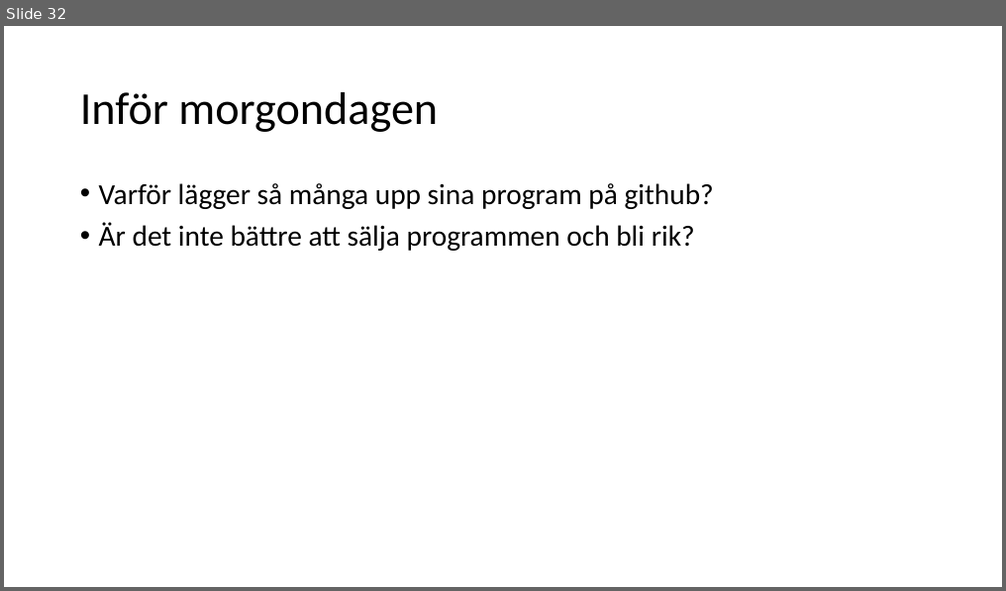
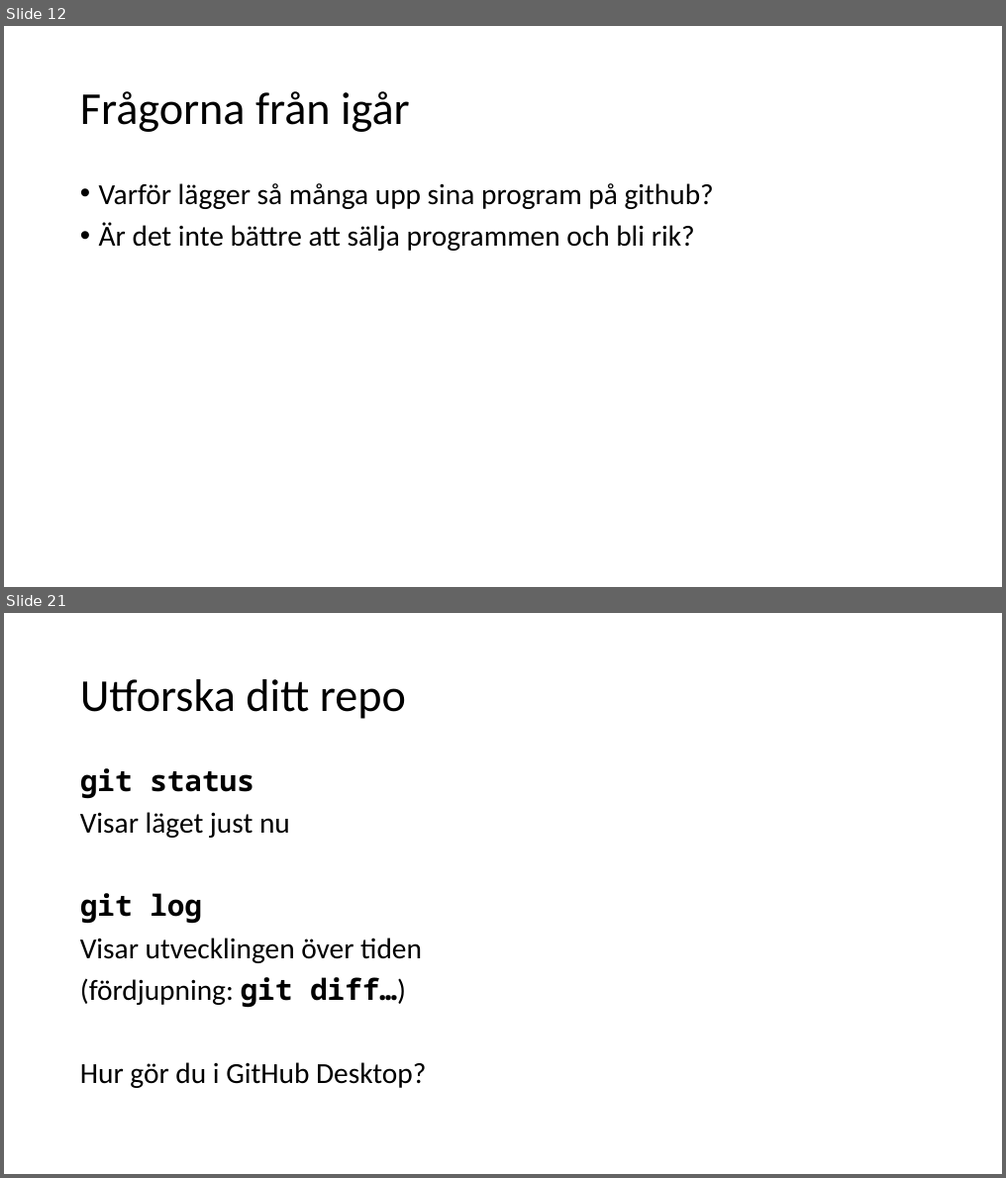
Before and after one commit to Rnqst/Lexicon-PRG122-gavle-2022, a slide deck: prg122 tisdag.odp. Shown one above the other, each under a label of ours: slide 32 before the commit, slides 12 and 21 after it; the slides between them are not shown. The pictures are 1006x591 and 1006x1178 pixels, drawn with LibreOffice and Linux fonts; fonts in the diff are those of the drawing. Boxes give left, top, right and bottom in pixels: in the first picture for what was removed or moved away, otherwise in the second. Text is boxed around its words. In the diff, an @@ line names an element or a change of style, - is before the commit and + after.

```diff
--- a/prg122 tisdag.odp
+++ b/prg122 tisdag.odp
@@ slide 21 added at [4, 613, 1002, 1174], background #FFFFFF @@
@@ title added at [80, 679, 406, 719], 44 pt, text #000000 @@
+Utforska ditt repo
@@ text added at [80, 768, 426, 1088], 28 pt, text #000000 @@
+git status
+Visar läget just nu
+git log
+Visar utvecklingen över tiden
+(fördjupning: git diff…)
+Hur gör du i GitHub Desktop?
@@ what was slide 32 is now slide 12 @@
@@ slide 12 changed as well @@
@@ title at [80, 91, 410, 132]: text changed @@
-Inför morgondagen
+Frågorna från igår
```
Also in this commit, not shown: 9 other slides changed, 17 other slides added, 18 slides removed, 8 other files.
